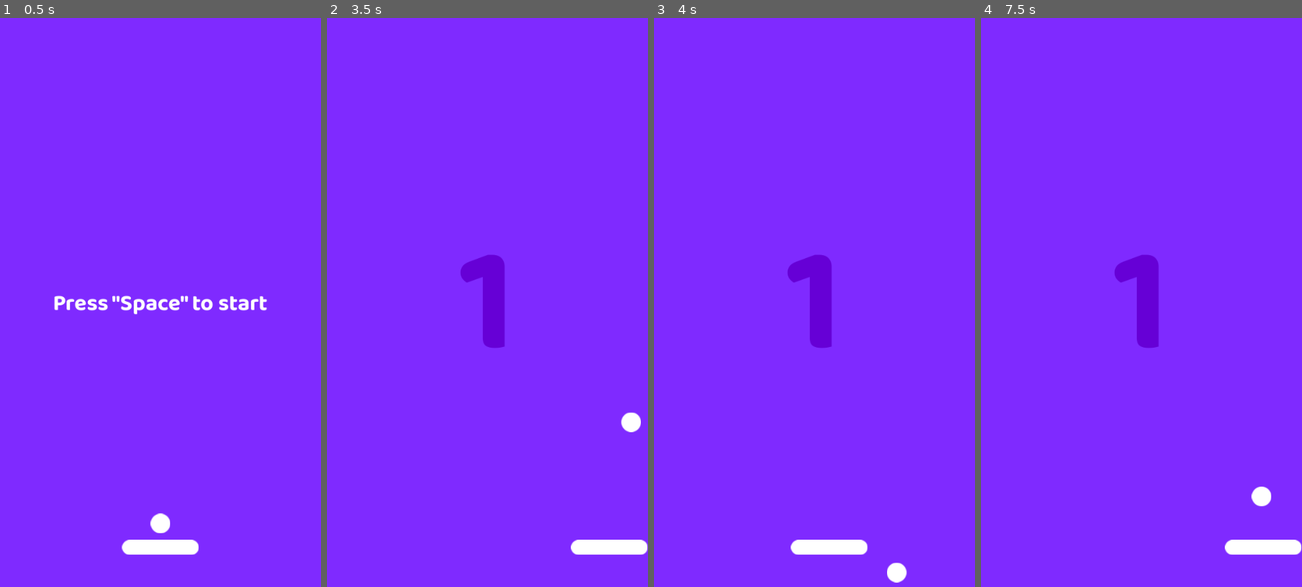
Above: before the commit, frames 1-4 (left to right).
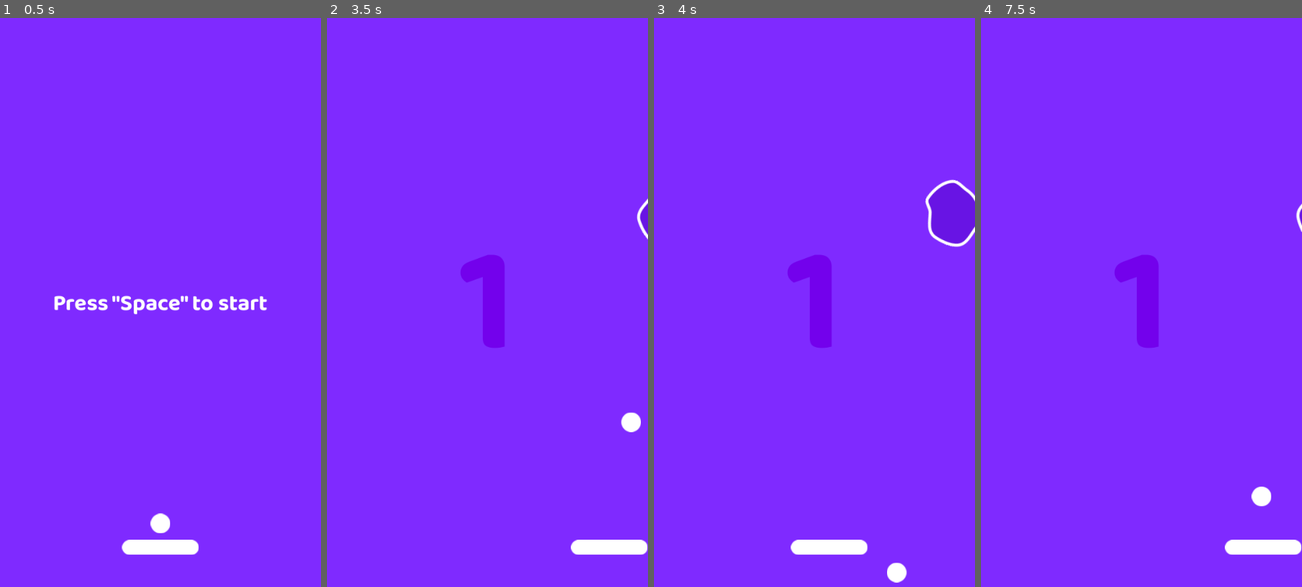
Above: after the commit, the same moments.

Repository: Ielsel/Space-pong
Game: Godot game, scene res://scenes/game.tscn
Two runs of this game, one before a commit and one after it. Both use one fixed random seed, a clock stepped at 60 frames per second and the inputs below.
Inputs:
- Up to frame 1 (0.5 s): no input
- Up to frame 2 (3.5 s): tap Space (Start) at 0.5, 0.6, 1.35, 2.1, 2.85 s; hold Right (ui_right) 0.53-1.28 s; hold Left (ui_left) 1.28-2.03 s; hold Right (ui_right) from 2.03 s (still down)
- Up to frame 3 (4 s): release Right (ui_right) at 3.53 s; hold Left (ui_left) from 3.53 s (still down); tap Space (Start) at 3.6 s
- Up to frame 4 (7.5 s): tap Space (Start) at 4.25, 4.35, 5.1, 5.85, 6.6, 7.35 s; release Left (ui_left) at 5.78 s; hold Right (ui_right) from 5.78 s (still down)

Frame 1 is identical in both runs. In frame 2, 0.2% of the frame differs, in the area x 96-100%, y 31-39%; in frame 3, 1.5%, in the area x 84-100%, y 28-41%; in frame 4, less than 0.1%.

Commit message:
Tutorial finalizado

Diff:
--- a/project.godot
+++ b/project.godot
@@ -29,6 +29,14 @@
 ]
 }
 
+[layer_names]
+
+2d_physics/layer_1="Player"
+2d_physics/layer_2="Ball"
+2d_physics/layer_3="Walls"
+2d_physics/layer_4="Asteroids"
+2d_physics/layer_5="Hole"
+
 [rendering]
 
 renderer/rendering_method="mobile"
--- a/scenes/asteroid.tscn
+++ b/scenes/asteroid.tscn
@@ -6,8 +6,10 @@
 [sub_resource type="CircleShape2D" id="CircleShape2D_6mo6b"]
 radius = 44.1022
 
-[node name="Asteroid" type="Area2D"]
+[node name="Asteroid" type="Area2D" groups=["asteroids"]]
 position = Vector2(-105, 156)
+collision_layer = 8
+collision_mask = 2
 script = ExtResource("1_6mo6b")
 
 [node name="Sprite2D" type="Sprite2D" parent="."]
@@ -22,5 +24,6 @@
 [node name="TimerDelete" type="Timer" parent="."]
 wait_time = 5.0
 
+[connection signal="body_entered" from="." to="." method="_on_body_entered"]
 [connection signal="screen_exited" from="VisibleOnScreenNotifier2D" to="." method="_on_visible_on_screen_notifier_2d_screen_exited"]
 [connection signal="timeout" from="TimerDelete" to="." method="_on_timer_timeout"]
--- a/scenes/game.tscn
+++ b/scenes/game.tscn
@@ -9,7 +9,7 @@
 [sub_resource type="LabelSettings" id="LabelSettings_iywne"]
 font = ExtResource("2_lbhrr")
 font_size = 250
-font_color = Color(0.399571, 0.00194082, 0.837698, 1)
+font_color = Color(0.45098, 0.00392157, 0.92549, 1)
 
 [sub_resource type="RectangleShape2D" id="RectangleShape2D_yqjtg"]
 size = Vector2(540, 19.5)
@@ -43,15 +43,20 @@
 
 [node name="Player" parent="." instance=ExtResource("2_yqjtg")]
 position = Vector2(270, 890)
+collision_mask = 6
 speed = 400
 
 [node name="TopWall" type="StaticBody2D" parent="."]
+collision_layer = 4
+collision_mask = 2
 
 [node name="CollisionShape2D" type="CollisionShape2D" parent="TopWall"]
 position = Vector2(270, -9.75)
 shape = SubResource("RectangleShape2D_yqjtg")
 
 [node name="LeftWall" type="StaticBody2D" parent="."]
+collision_layer = 4
+collision_mask = 2
 
 [node name="CollisionShape2D" type="CollisionShape2D" parent="LeftWall"]
 position = Vector2(-10, 481)
@@ -59,12 +64,16 @@
 
 [node name="RightWall" type="StaticBody2D" parent="."]
 position = Vector2(560, 0)
+collision_layer = 4
+collision_mask = 2
 
 [node name="CollisionShape2D" type="CollisionShape2D" parent="RightWall"]
 position = Vector2(-10, 479.5)
 shape = SubResource("RectangleShape2D_lnu2h")
 
 [node name="Hole" type="Area2D" parent="."]
+collision_layer = 16
+collision_mask = 2
 
 [node name="CollisionShape2D" type="CollisionShape2D" parent="Hole"]
 position = Vector2(270.5, 970)
@@ -73,6 +82,8 @@
 
 [node name="Ball" parent="." instance=ExtResource("3_lnu2h")]
 position = Vector2(270, 850)
+collision_layer = 2
+collision_mask = 29
 
 [node name="Tutorial" type="Label" parent="."]
 offset_right = 540.0
--- a/scripts/asteroid.gd
+++ b/scripts/asteroid.gd
@@ -25,3 +25,8 @@
 
 func _on_timer_timeout() -> void:
 	queue_free()
+
+
+func _on_body_entered(body: Node2D) -> void:
+	body.pongs += 1
+	queue_free()
--- a/scripts/game.gd
+++ b/scripts/game.gd
@@ -4,14 +4,26 @@
 @onready var label_pongs = $Pongs
 @onready var label_tutorial = $Tutorial
 @onready var positions = $Positions
+@onready var background: Sprite2D = $Background
+
 var last_position
-var asteroid_scene = preload("res://scripts/asteroid.gd")
+var asteroid_scene = preload("res://scenes/asteroid.tscn")
+
+var resource_asteroids = {}
+var resource_background = {}
+var resource_colors_label = {}
+
+var new_asteroid_color
+
+func _ready():
+	preload_resources()
 
 func _process(delta: float) -> void:
 	if ball.started:
 		label_pongs.visible = true
 		label_tutorial.visible = false
 	label_pongs.text = str(ball.pongs)
+	check_pongs(ball.pongs)
 
 func _on_hole_body_entered(body: Node2D) -> void:
 	call_deferred('reload_scene')
@@ -24,4 +36,75 @@
 	spawn_asteroid()
 
 func spawn_asteroid():
-	pass
+	if (ball.started):
+		var positions_list = positions.get_children()
+		var spawn_position = positions_list.pick_random()
+
+		if (spawn_position != last_position):
+			var asteroid_instance = asteroid_scene.instantiate()
+			asteroid_instance.global_position = spawn_position.position
+			if new_asteroid_color != null:
+				asteroid_instance.get_node ("Sprite2D").texture = new_asteroid_color
+			add_child(asteroid_instance)
+			last_position = spawn_position
+		else:
+			spawn_asteroid()
+
+func preload_resources():
+	resource_asteroids = {
+		"asteroid1": preload("res://sprites/Asteroide1.png"),
+		"asteroid2": preload("res://sprites/Asteroide2.png"),
+		"asteroid3": preload("res://sprites/Asteroide3.png"),
+		"asteroid4": preload("res://sprites/Asteroide4.png"),
+		"asteroid5": preload("res://sprites/Asteroide5.png"),
+		"asteroid6": preload("res://sprites/Asteroide6.png")
+	}
+
+	resource_background = {
+		"background1": preload("res://sprites/Fundo1.png"),
+		"background2": preload("res://sprites/Fundo2.png"),
+		"background3": preload("res://sprites/Fundo3.png"),
+		"background4": preload("res://sprites/Fundo4.png"),
+		"background5": preload("res://sprites/Fundo5.png"),
+		"background6": preload("res://sprites/Fundo6.png")
+	}
+
+	resource_colors_label = {
+		"color1": "7301ec",
+		"color2": "4196ff",
+		"color3": "4ea771",
+		"color4": "fe9c35",
+		"color5": "ff5d5d",
+		"color6": "762d79"
+	}
+
+func check_pongs(pongs):
+	match pongs:
+		0:
+			update_colors("color1", "background1")
+		10:
+			update_colors("color2", "background2")
+			update_asteroids("asteroid2")
+		20:
+			update_colors("color3", "background3")
+			update_asteroids("asteroid3")
+		40:
+			update_colors("color4", "background4")
+			update_asteroids("asteroid4")
+		50:
+			update_colors("color5", "background5")
+			update_asteroids("asteroid5")
+		60:
+			update_colors("color6", "background6")
+			update_asteroids("asteroid6")
+
+func update_colors(key_color_label, key_color_bg):
+	label_pongs.label_settings.font_color = resource_colors_label[key_color_label]
+	background.set_texture(resource_background[key_color_bg])
+
+func update_asteroids(key_asteroid):
+	var asteroids = get_tree().get_nodes_in_group("asteroids")
+
+	for asteroid in asteroids:
+		asteroid.get_node("Sprite2D").texture = resource_asteroids[key_asteroid]
+	new_asteroid_color = resource_asteroids[key_asteroid]
